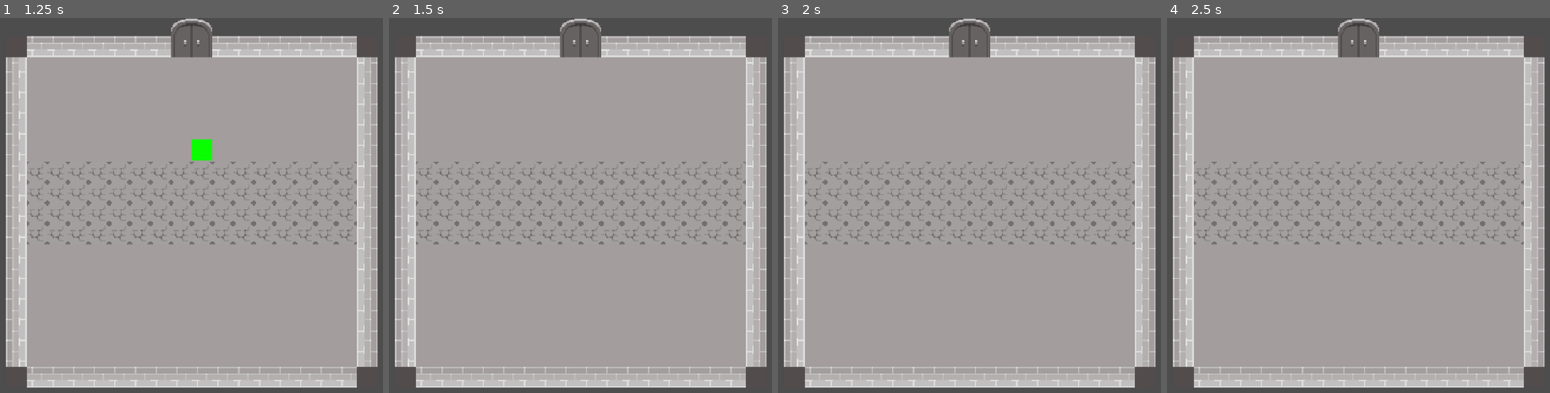
Above: before the commit, frames 1-4 (left to right).
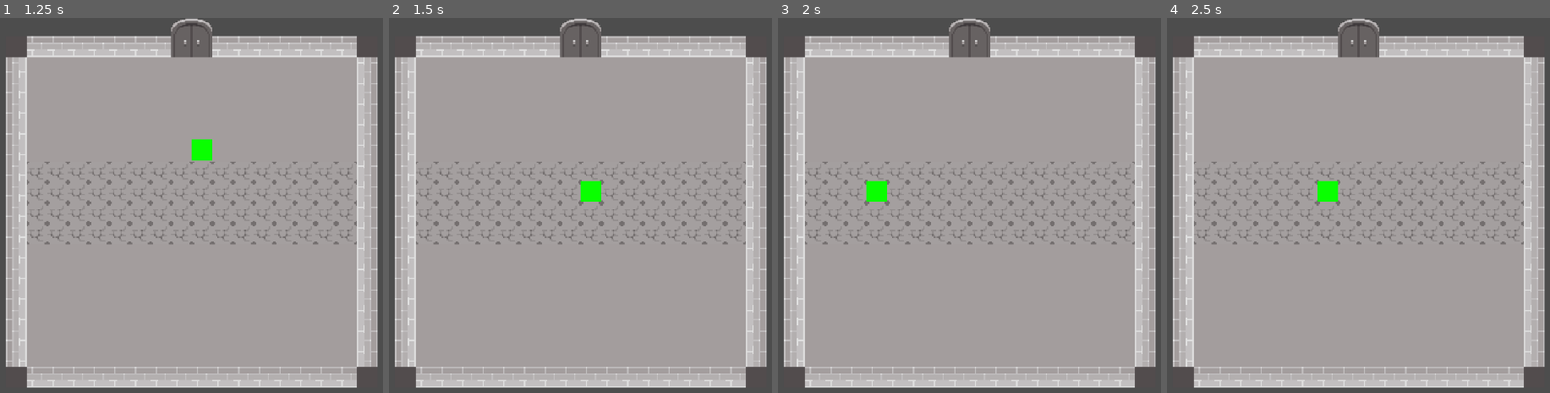
Above: after the commit, the same moments.

Repository: rddtz/gamejamplus
Game: Godot game, scene res://scenes/main.tscn
Same seed, same stepped clock (60 frames per second), same inputs: the game is played once before the commit and once after it.
Inputs:
- Up to frame 1 (1.25 s): tap Enter at 0.5 s; hold Right (RIGHT) from 0.53 s (still down); hold Space (parry_block, bound only after the commit) from 0.53 s (still down)
- Up to frame 2 (1.5 s): release Right (RIGHT) at 1.28 s; release Space (parry_block, bound only after the commit) at 1.28 s; hold S (DOWN) from 1.28 s (still down); tap Space (parry_block, bound only after the commit) at 1.35 s
- Up to frame 3 (2 s): keep holding S (DOWN)
- Up to frame 4 (2.5 s): release S (DOWN) at 2.03 s; hold Right (RIGHT) from 2.03 s (still down); hold Space (parry_block, bound only after the commit) from 2.03 s (still down)

Frame 1 is identical in both runs. In frame 2, 0.3% of the frame differs, in the area x 49-56%, y 43-49%; in frame 3, 0.3%; in frame 4, 0.3%.

Commit message:
prototipo parry e block

Diff:
--- a/plus/project.godot
+++ b/plus/project.godot
@@ -49,6 +49,11 @@
 "events": [Object(InputEventKey,"resource_local_to_scene":false,"resource_name":"","device":-1,"window_id":0,"alt_press …(195 unchanged characters)…
 ]
 }
+parry_block={
+"deadzone": 0.5,
+"events": [Object(InputEventKey,"resource_local_to_scene":false,"resource_name":"","device":-1,"window_id":0,"alt_pressed":false,"shift_pressed":false,"ctrl_pressed":false,"meta_pressed":false,"pressed":false,"keycode":0,"physical_keycode":32,"key_label":0,"unicode":32,"location":0,"echo":false,"script":null)
+]
+}
 
 [rendering]
 
--- a/plus/scenes/main.tscn
+++ b/plus/scenes/main.tscn
@@ -15,6 +15,15 @@
 [node name="Armadilha-chao" parent="." instance=ExtResource("5_5gg6g")]
 position = Vector2(212, 204)
 
+[node name="Armadilha-chao2" parent="." instance=ExtResource("5_5gg6g")]
+position = Vector2(212, 188)
+
+[node name="Armadilha-chao3" parent="." instance=ExtResource("5_5gg6g")]
+position = Vector2(212, 172)
+
+[node name="Armadilha-chao4" parent="." instance=ExtResource("5_5gg6g")]
+position = Vector2(212, 156)
+
 [node name="Player" parent="." instance=ExtResource("2_1m067")]
 position = Vector2(90, 109)
 
@@ -30,12 +39,3 @@
 [node name="Camera2D" type="Camera2D" parent="."]
 position = Vector2(221, 184)
 zoom = Vector2(2.2, 2.2)
-
-[node name="Armadilha-chao2" parent="." instance=ExtResource("5_5gg6g")]
-position = Vector2(212, 188)
-
-[node name="Armadilha-chao3" parent="." instance=ExtResource("5_5gg6g")]
-position = Vector2(212, 172)
-
-[node name="Armadilha-chao4" parent="." instance=ExtResource("5_5gg6g")]
-position = Vector2(212, 156)
--- a/plus/scripts/player.gd
+++ b/plus/scripts/player.gd
@@ -2,6 +2,8 @@
 
 @onready var mapa_exemplo: TileMapLayer = $"../Mapa_exemplo"
 
+var timer = 0
+var timer_parry = 0
 const SPEED = 300.0
 const JUMP_VELOCITY = -400.0
 const speed = 16
@@ -10,6 +12,7 @@
 var time_mov := TIME
 @onready var rayan: RayCast2D = $RayCast2D
 
+var player_has_shield = true
 
 #Player status variables
 var vida := 1
@@ -39,7 +42,28 @@
 		rayan.target_position = Vector2(0,16)
 		move()
 
+	if timer > 0:
+		timer -= delta
+	if timer == 0:
+		player_has_shield = true
+	if timer_parry > 0:
+		timer_parry -= delta
 
 func _on_dano_area_entered(area: Area2D) -> void:
-	print(area.name)
+	#if !player_has_shield:
+		#print(area.name)
+		#
+		#return
+	# is_action_just_pressed: parry
+	if Input.is_action_just_pressed("parry_block"):
+		timer_parry = 60 # (frames)
+		print("parry")
+		return
+	# is_action_pressed: block
+	if Input.is_action_pressed("parry_block"):
+		print("block")
+		player_has_shield = false
+		timer = 180 # (frames)
+		return
+	# se nao tiver
 	get_tree().reload_current_scene()
Not shown, added: .gitignore
